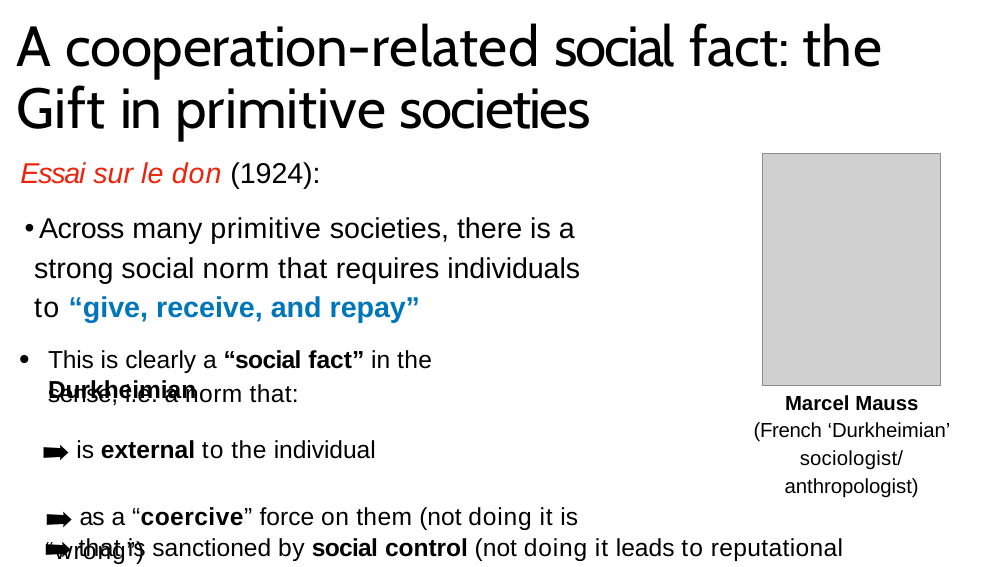
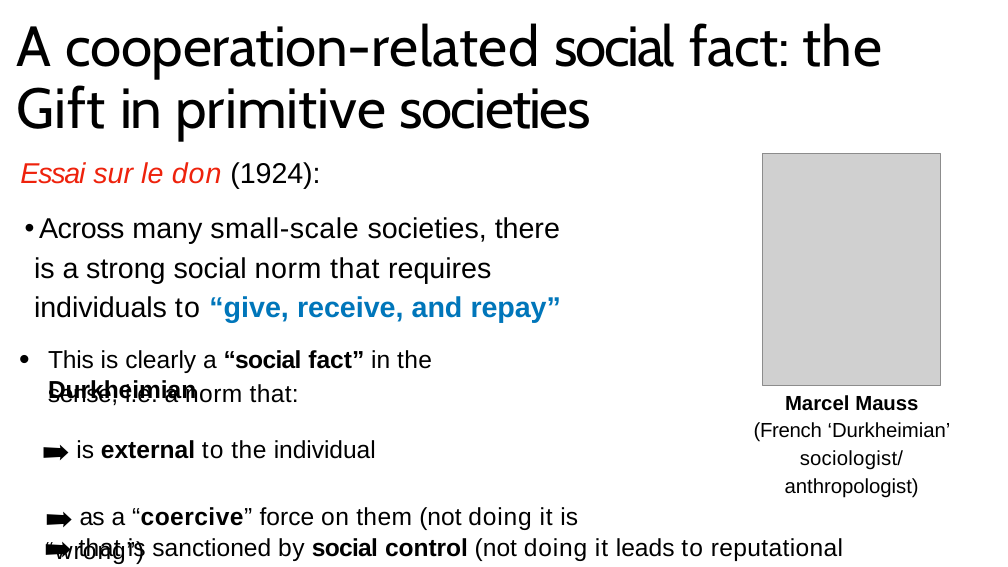
Before and after one commit to aminelasso/SOC501-2026, a slide deck: slide 46 of Week 3/Week 3.pptx. Drawn at 1008x567 pixels with LibreOffice and Linux fonts; fonts in the diff are those of the drawing; grey boxes stand for pictures. Boxes give left, top, right and bottom in pixels: in the first picture for what was removed or moved away, otherwise in the second. Text is boxed around its words. In the diff, an @@ line names an element or a change of style, - is before the commit and + after.

```diff
--- a/Week 3/Week 3.pptx
+++ b/Week 3/Week 3.pptx
@@ text at bbox=[34, 217, 561, 322]: text changed @@
-• Across many primitive societies, there is a strong social norm that requires individuals to “give, receive, and repay”
+• Across many small-scale societies, there is a strong social norm that requires individuals to “give, receive, and repay”
```
Also in this commit, not shown: 10 other slides changed, 24 slides added, 2 slides removed.
